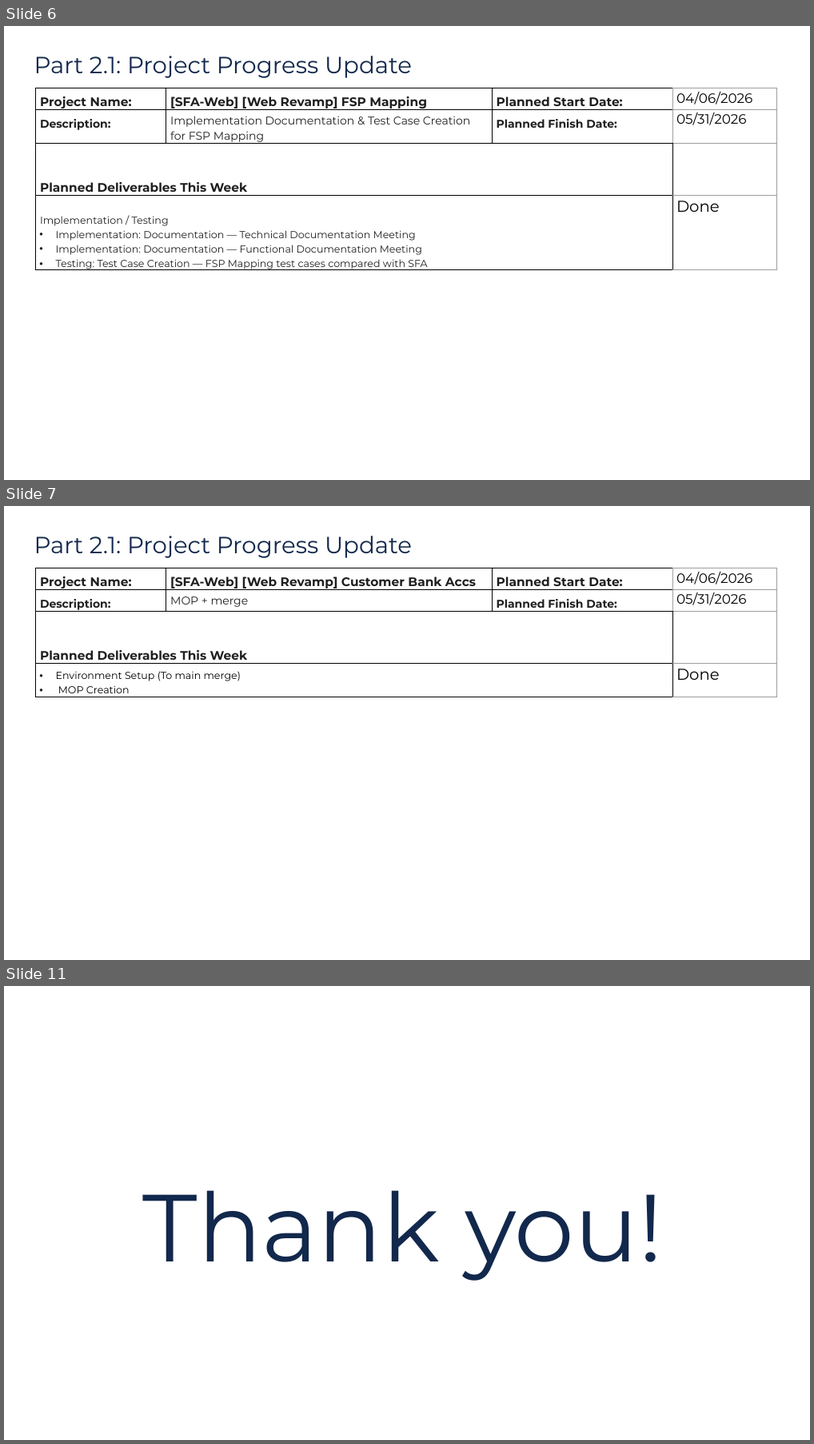
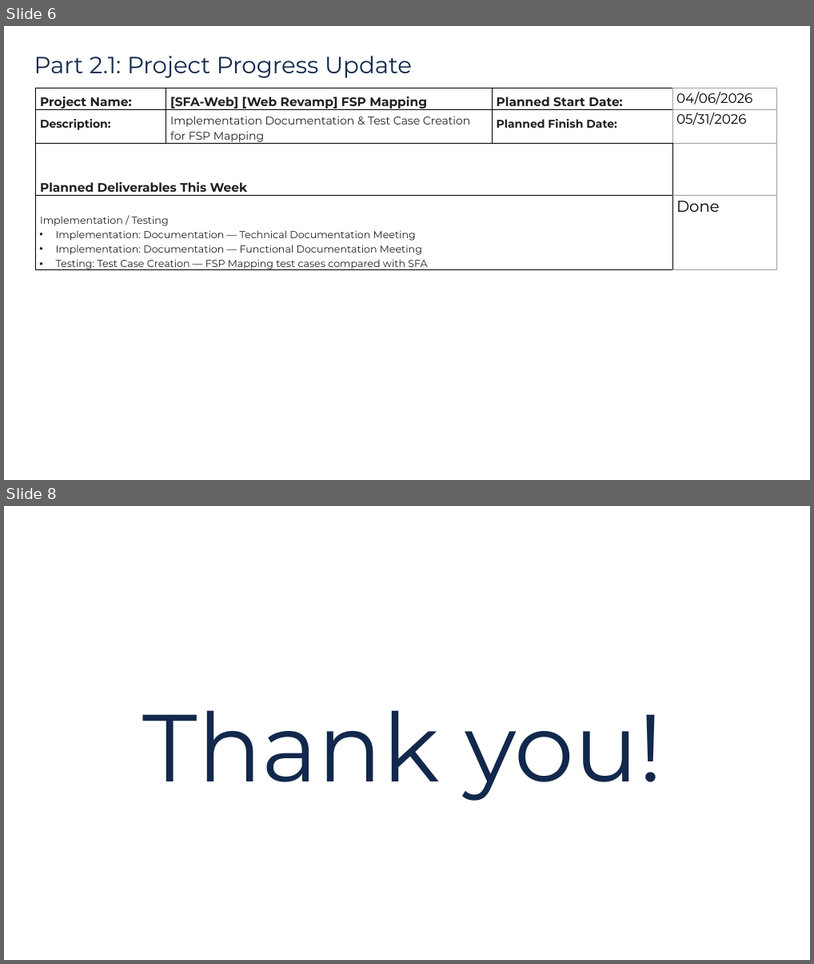
Before and after one commit to mamawpsg16/WeeklyReportGenerator, a slide deck: weekly-report-template.pptx. Shown one above the other, each under a label of ours: slides 6, 7 and 11 before the commit, slides 6 and 8 after it; the slides between them are not shown. The pictures are 814x1444 and 814x964 pixels, drawn with LibreOffice and Linux fonts; fonts in the diff are those of the drawing; background and template pictures are left out. Boxes give left, top, right and bottom in pixels: in the first picture for what was removed or moved away, otherwise in the second. Text is boxed around its words. In the diff, an @@ line names an element or a change of style, - is before the commit and + after.

```diff
--- a/weekly-report-template.pptx
+++ b/weekly-report-template.pptx
@@ slide 7 removed at bbox=[4, 506, 810, 960], background picture (left out); not listed: 1 template element that a slide beside it also shows @@
@@ title removed at bbox=[34, 536, 412, 558] @@
-Part 2.1: Project Progress Update
@@ table removed at bbox=[35, 568, 778, 832], 4 rows, 4 columns @@
-Project Name: | [SFA-Web] [Web Revamp] Customer Bank Accs | Planned Start Date: | 04/06/2026
-Description: | MOP + merge | Planned Finish Date: | 05/31/2026
-Planned Deliverables This Week |  |  | 
-Environment Setup (To main merge) / MOP Creation |  |  | Done
@@ what was slide 11 is now slide 8 @@
```
Also in this commit, not shown: 2 slides changed, 2 other slides removed, 2 other files.
